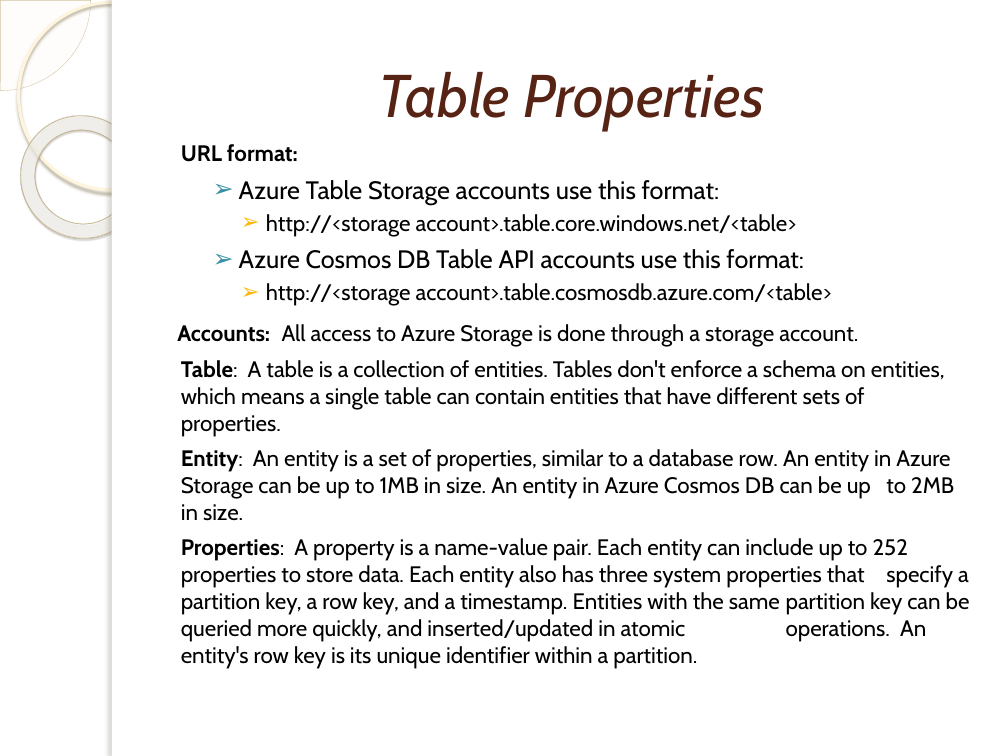
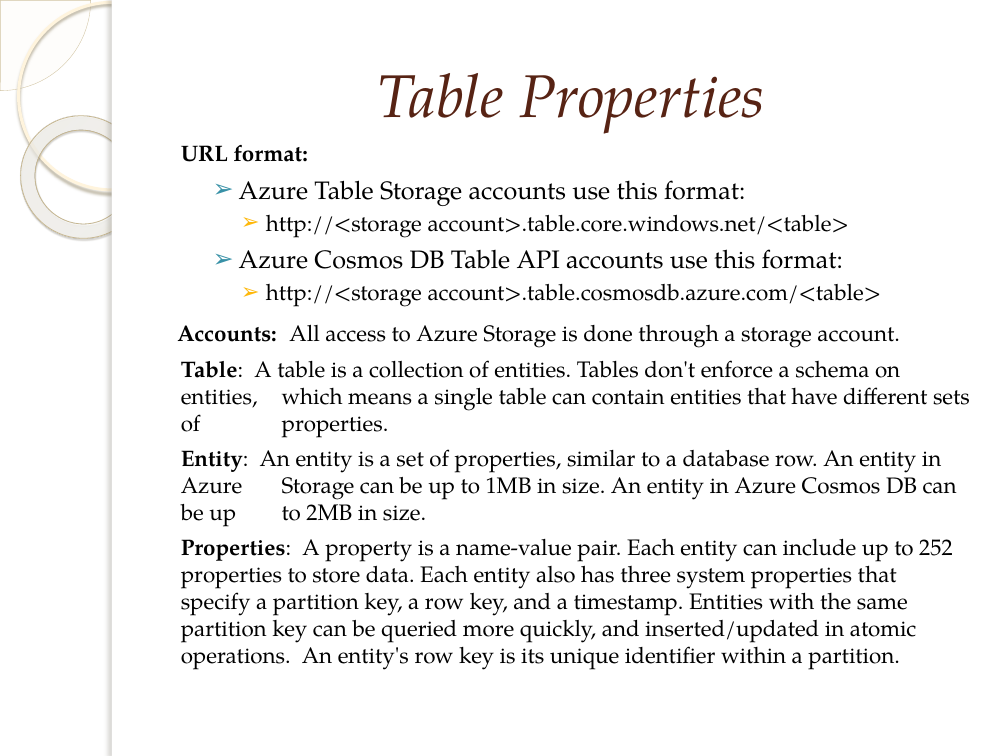
Before and after one commit to plwest-atmark/RealTimeWebAppDev, a slide deck: slide 12 of Chapter04/AzureStorageTest_Example/AzureStorageTest_Example/Azure Cloud Storage.pptx. Drawn at 1008x756 pixels with LibreOffice and Linux fonts; fonts in the diff are those of the drawing; background and template pictures are left out. Boxes give left, top, right and bottom in pixels: in the first picture for what was removed or moved away, otherwise in the second. Text is boxed around its words. In the diff, an @@ line names an element or a change of style, - is before the commit and + after.

```diff
--- a/Chapter04/AzureStorageTest_Example/AzureStorageTest_Example/Azure Cloud Storage.pptx
+++ b/Chapter04/AzureStorageTest_Example/AzureStorageTest_Example/Azure Cloud Storage.pptx
@@ title "Table Properties" at [378, 73, 765, 134]: font Cabin to TeX Gyre Pagella @@
@@ text "URL format:" at [177, 145, 970, 670]: font Cabin to TeX Gyre Pagella @@
```
Also in this commit, not shown: 14 other slides changed, 26 slides added, 1 other file.
